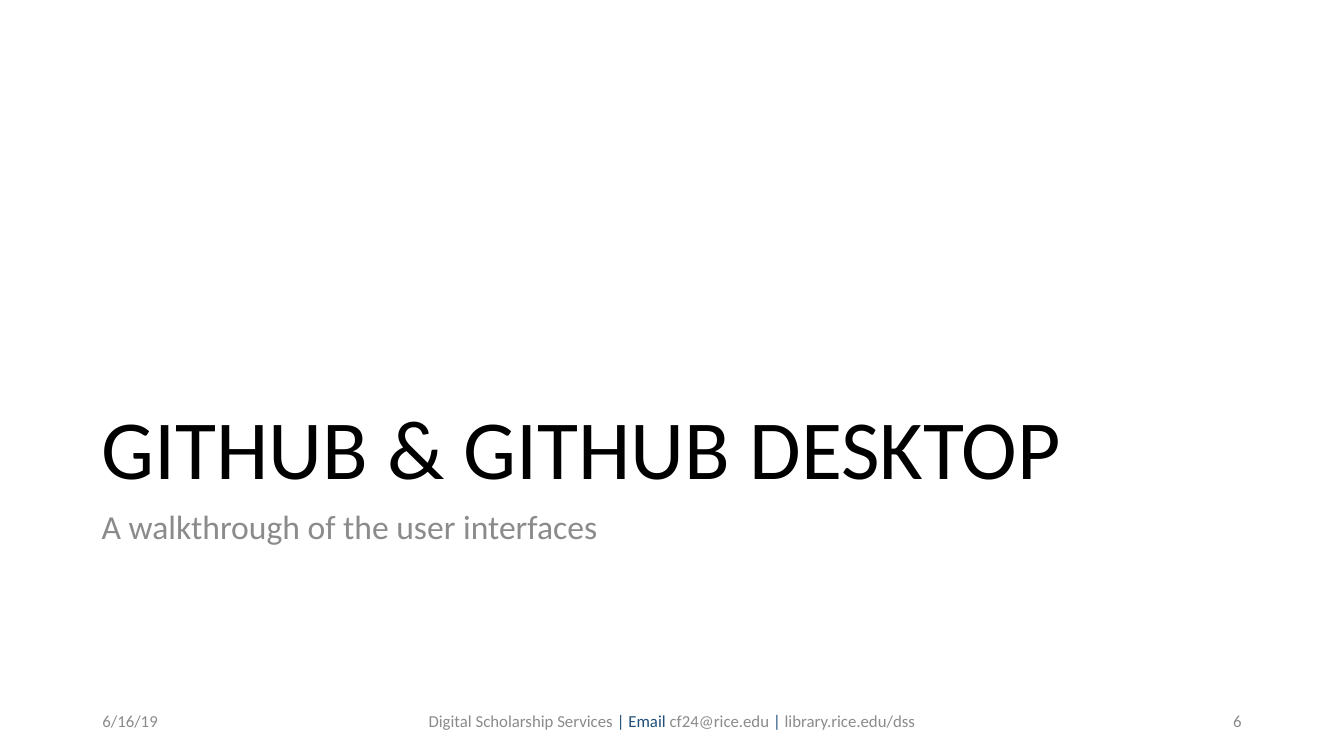
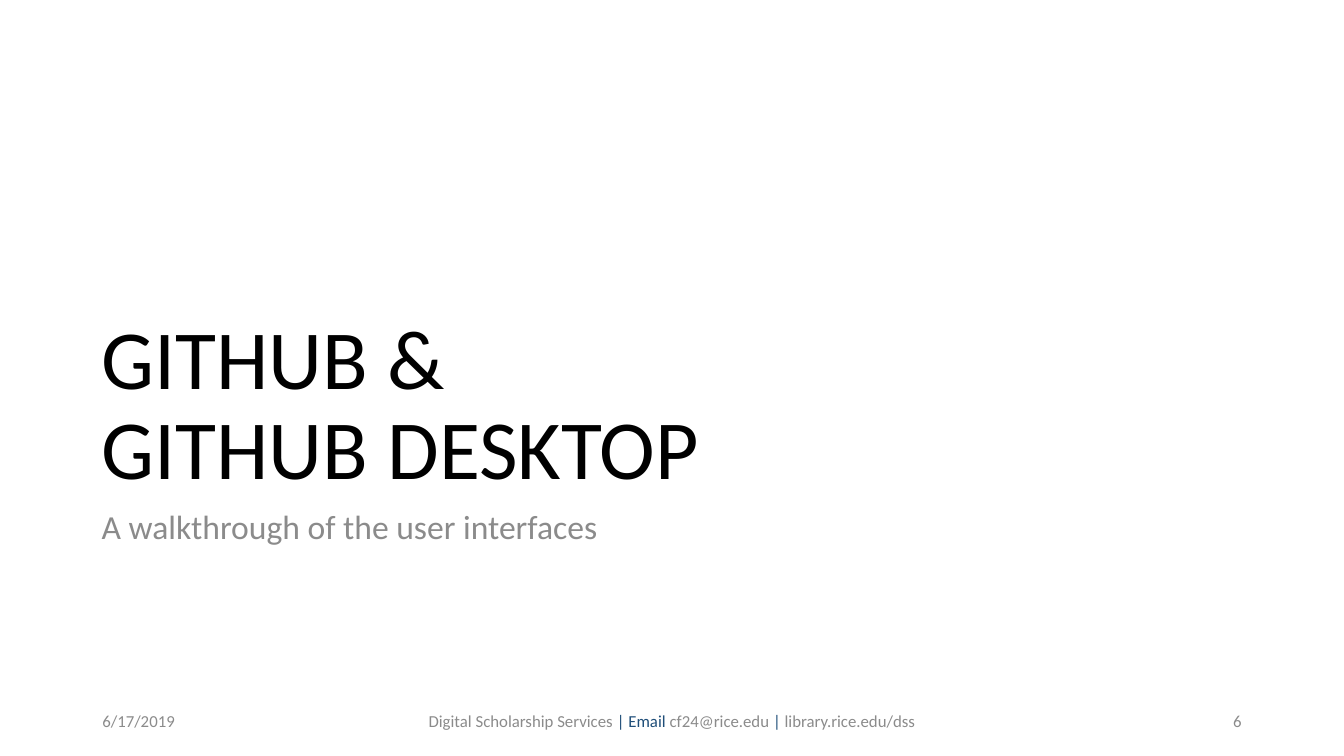
Before and after one commit to bakitybacon/rice-data-and-donuts, a slide deck: slide 6 of github/Introduction to Git & GitHub.pptx. Drawn at 1344x756 pixels with LibreOffice and Linux fonts; fonts in the diff are those of the drawing; background and template pictures are left out. Boxes give left, top, right and bottom in pixels: in the first picture for what was removed or moved away, otherwise in the second. Text is boxed around its words. In the diff, an @@ line names an element or a change of style, - is before the commit and + after.

Commit message:
added more about github

```diff
--- a/github/Introduction to Git & GitHub.pptx
+++ b/github/Introduction to Git & GitHub.pptx
@@ text at <box>102,334,699,480</box>: text changed @@
-GITHUB & GITHUB DESKTOP
+GITHUB &
+GITHUB DESKTOP
@@ text at <box>102,715,174,728</box>: text changed @@
-6/16/19
+6/17/2019
```
Also in this commit, not shown: 56 other slides changed, 13 slides added.
